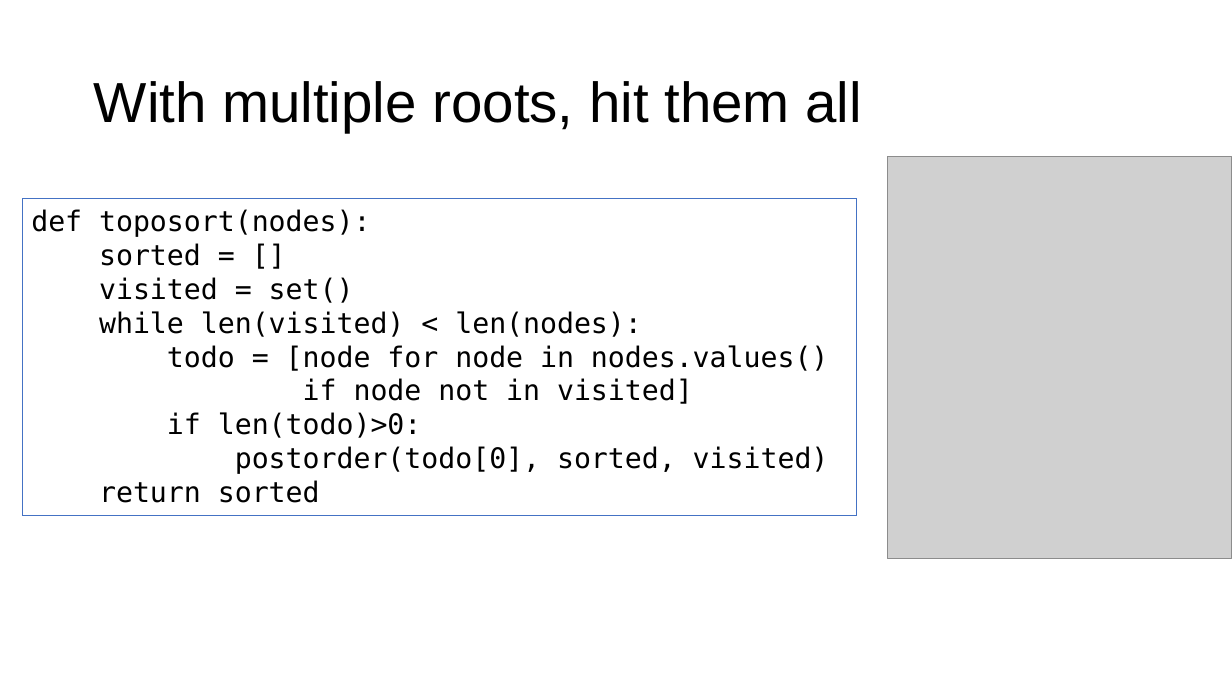
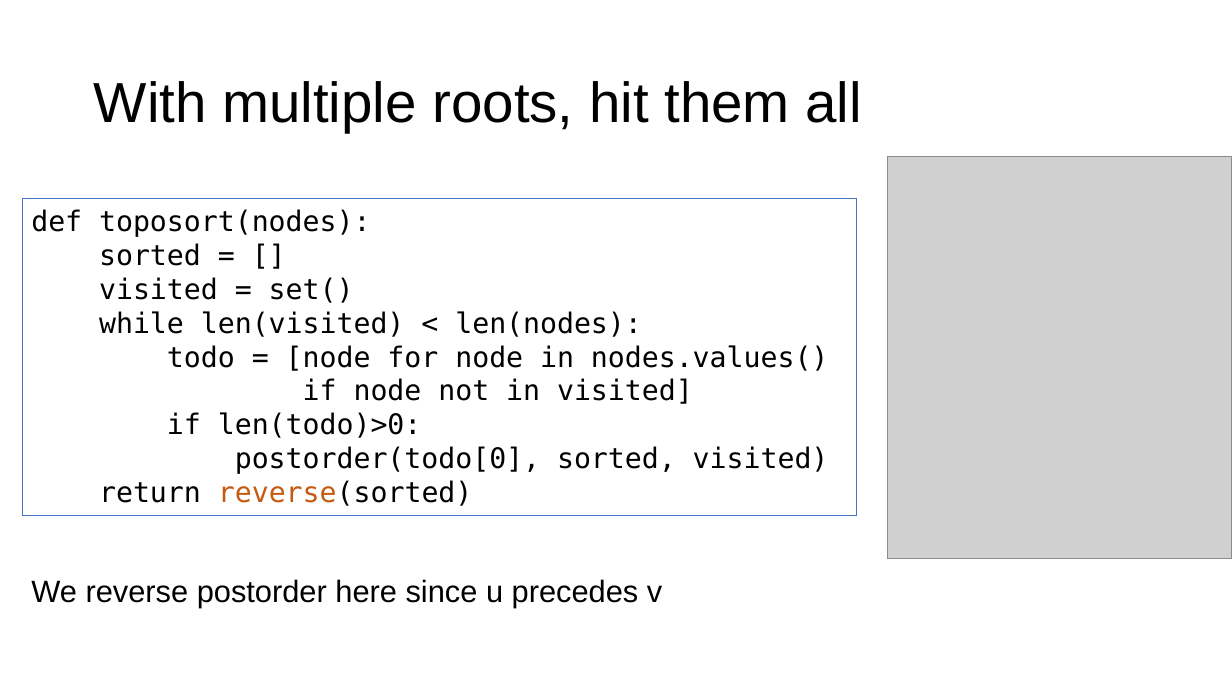
Before and after one commit to parrt/msds689, a slide deck: slide 25 of notes/graphs.pptx. Drawn at 1232x693 pixels with LibreOffice and Linux fonts; fonts in the diff are those of the drawing; grey boxes stand for pictures; background and template pictures are left out. Boxes give left, top, right and bottom in pixels: in the first picture for what was removed or moved away, otherwise in the second. Text is boxed around its words. In the diff, an @@ line names an element or a change of style, - is before the commit and + after.

```diff
--- a/notes/graphs.pptx
+++ b/notes/graphs.pptx
@@ text in rectangle at (99,480,472,506): text changed @@
-return sorted
+return reverse(sorted)
@@ text added at (31,579,662,608), 24 pt, text #000000 @@
+We reverse postorder here since u precedes v
```
Also in this commit, not shown: 4 other slides changed, 1 other file.
